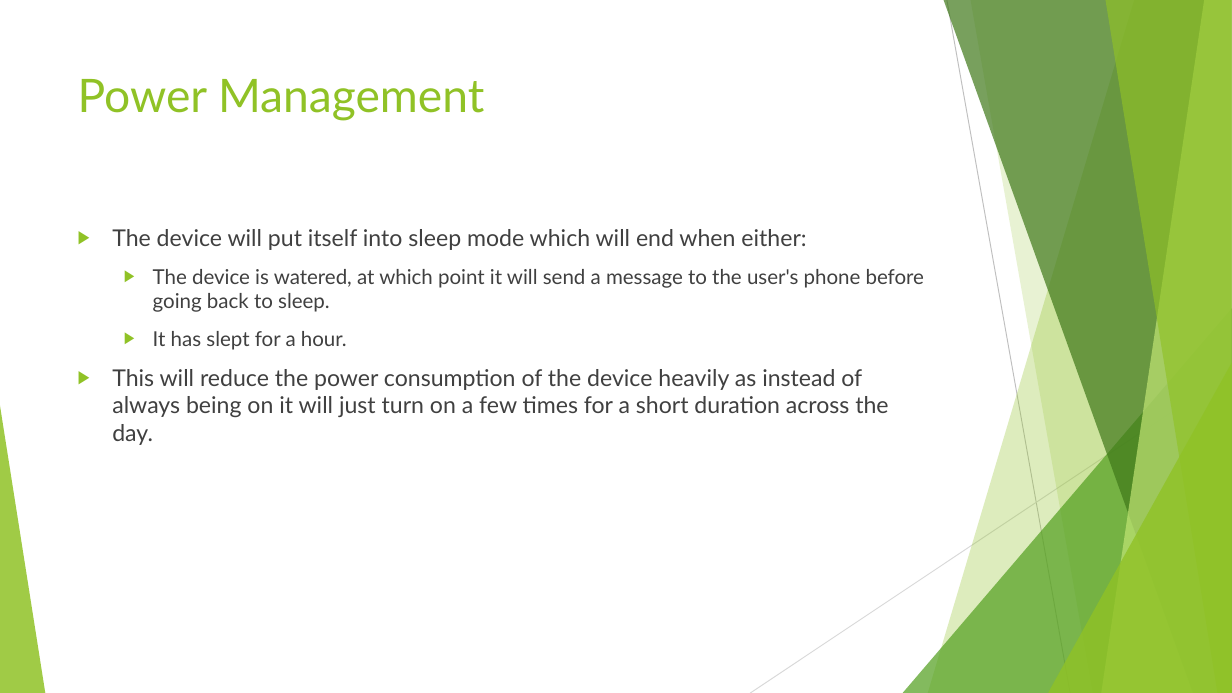
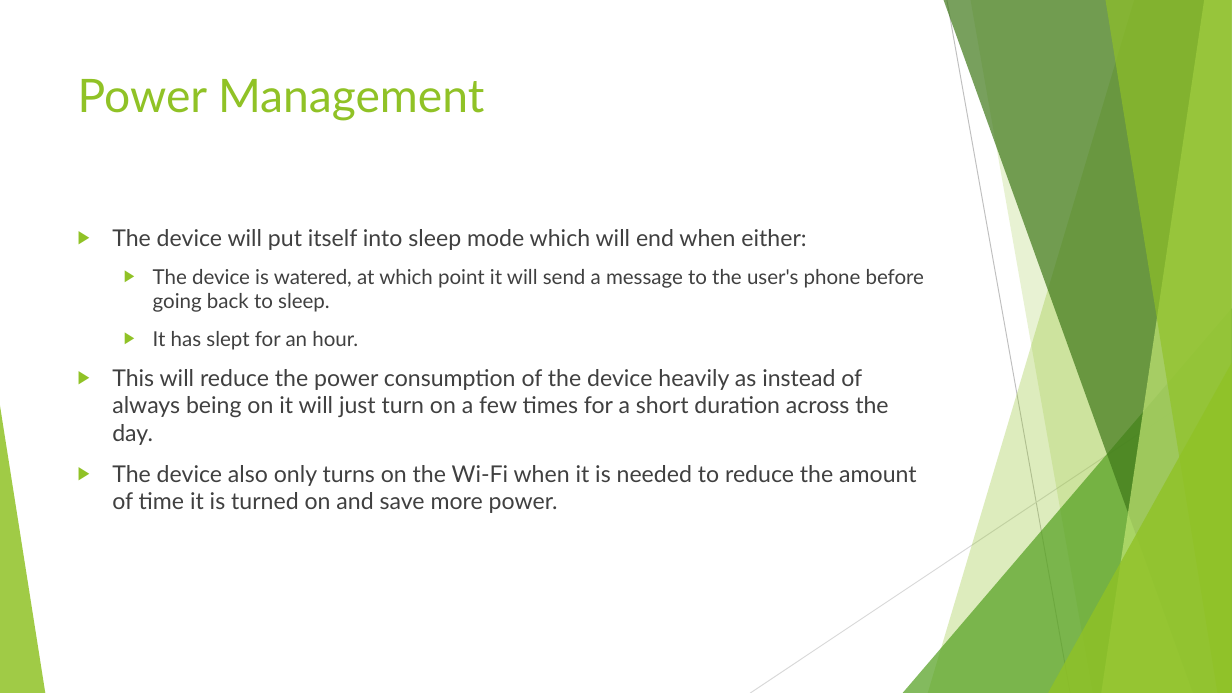
Before and after one commit to OliverWKRichardson/Internet-of-Things-Classwork, a slide deck: slide 4 of Assignment2/Design Jury/Presentation/or83 Design Jury.pptm. Drawn at 1232x693 pixels with LibreOffice and Linux fonts; fonts in the diff are those of the drawing. Boxes give left, top, right and bottom in pixels: in the first picture for what was removed or moved away, otherwise in the second. Text is boxed around its words. In the diff, an @@ line names an element or a change of style, - is before the commit and + after.

```diff
--- a/Assignment2/Design Jury/Presentation/or83 Design Jury.pptm
+++ b/Assignment2/Design Jury/Presentation/or83 Design Jury.pptm
@@ text at [153,331,358,350]: text changed @@
-  ▶ It has slept for a hour.
+  ▶ It has slept for an hour.
@@ text at [112,465,916,513]: paragraph added @@
+▶ The device also only turns on the Wi-Fi when it is needed to reduce the amount of time it is turned on and save more power.
```
Also in this commit, not shown: 3 other slides changed, 1 slide added.
